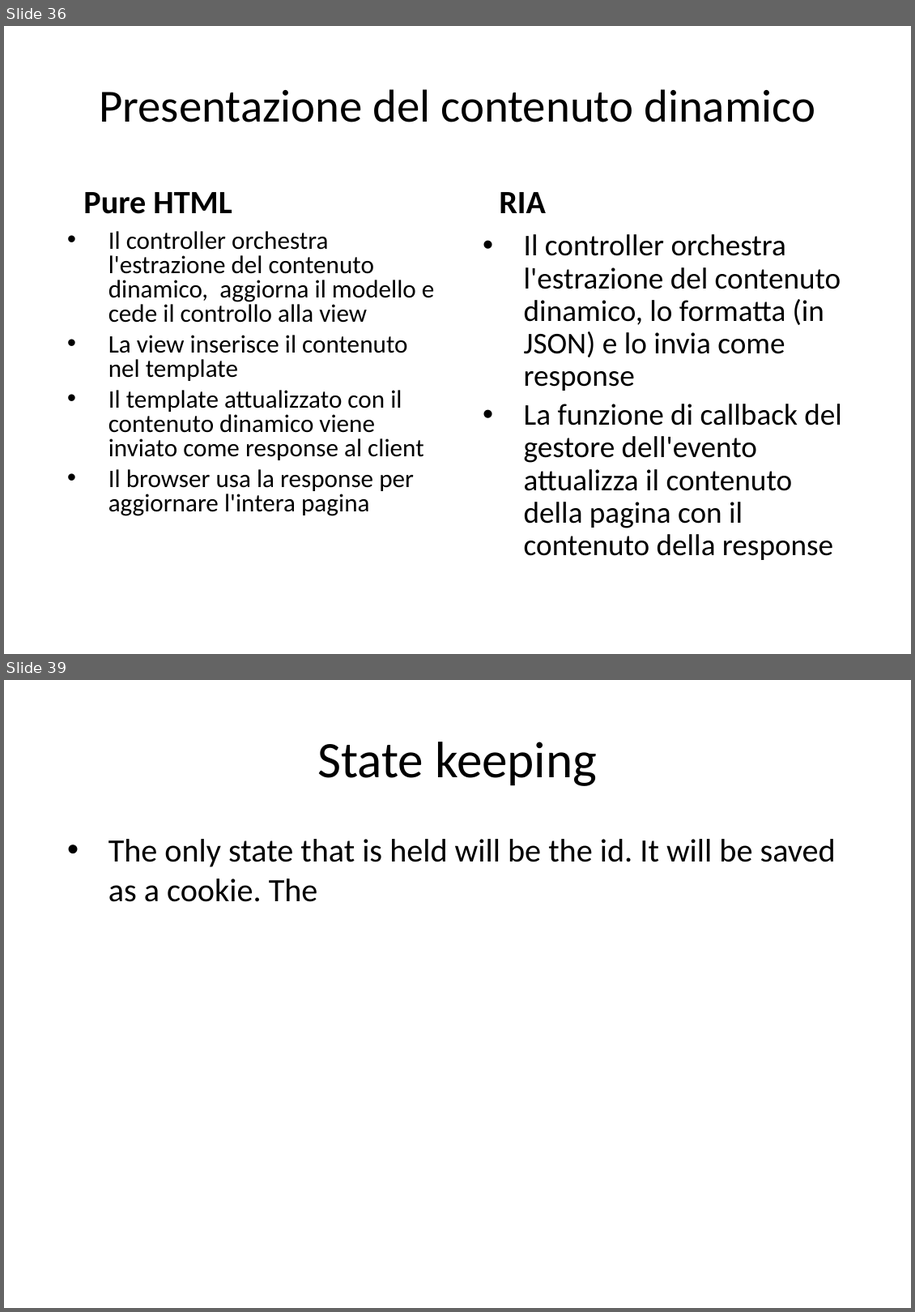
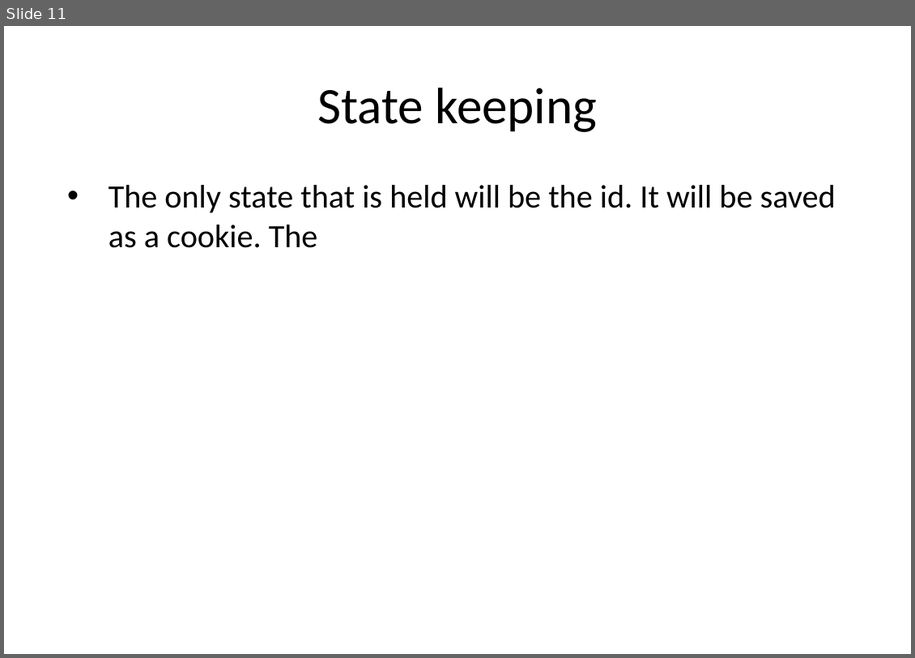
Before and after one commit to Buba98/OnlineMeetings, a slide deck: Meetings management.pptx. Shown one above the other, each under a label of ours: slides 36 and 39 before the commit, slide 11 after it; the slides between them are not shown. The pictures are 915x1312 and 915x658 pixels, drawn with LibreOffice and Linux fonts; fonts in the diff are those of the drawing. Boxes give left, top, right and bottom in pixels: in the first picture for what was removed or moved away, otherwise in the second. Text is boxed around its words. In the diff, an @@ line names an element or a change of style, - is before the commit and + after.

```diff
--- a/Meetings management.pptx
+++ b/Meetings management.pptx
@@ slide 36 removed at (4, 26, 911, 654), background #FFFFFF @@
@@ title removed at (99, 89, 816, 122) @@
-Presentazione del contenuto dinamico
@@ text removed at (83, 192, 232, 214) @@
-Pure HTML
@@ text removed at (499, 192, 546, 213) @@
-RIA
@@ text removed at (108, 231, 434, 516) @@
-• Il controller orchestra l'estrazione del contenuto dinamico, aggiorna il modello e cede il controllo alla view
-• La view inserisce il contenuto nel template
-• Il template attualizzato con il contenuto dinamico viene inviato come response al client
-• Il browser usa la response per aggiornare l'intera pagina
@@ text removed at (524, 234, 842, 560) @@
-• Il controller orchestra l'estrazione del contenuto dinamico, lo formatta (in JSON) e lo invia come response
-• La funzione di callback del gestore dell'evento attualizza il contenuto della pagina con il contenuto della response
@@ what was slide 39 is now slide 11 @@
```
Also in this commit, not shown: 3 slides changed, 27 other slides removed, 5 other files.
